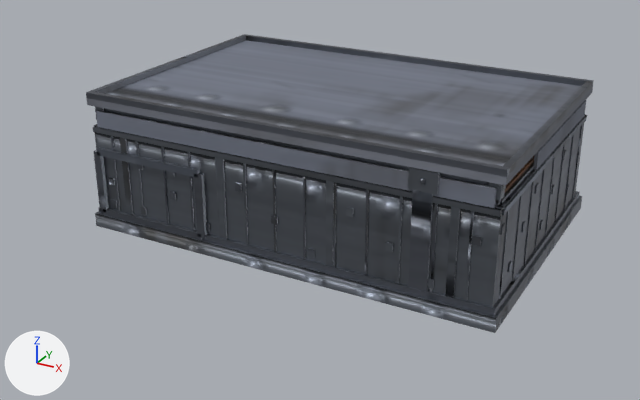
The FBX model art/models/Top.IronTeeth/LOD1.fbx, before and after one commit.
Both versions are drawn from a 50 mm camera at (2.73, -5.32, 2.76) aimed at (-0.09, -0.2, 0.2). Arrows for +X, +Y and +Z are at lower left; the lights stay in place. The older version comes first. Vertices at exactly the same position are counted once.

Script lines for the objects in view, before the commit:
```python
me_sm_hdbf_boxfarm_top_lod1_mesh = bpy.data.meshes.new('SM_HDBF_BoxFarm_Top_LOD1_mesh')
me_sm_hdbf_boxfarm_top_lod1_mesh.from_pydata(...)  # 1452 vertices, 2286 faces; spans x -1.5..1.5, y -1.0..1.0, z 0.0..1.0
# faces by material slot: [40, 2090, 96, 60]
me_sm_hdbf_boxfarm_top_lod1_mesh.materials.append(mat_m_hdbf_wood)
me_sm_hdbf_boxfarm_top_lod1_mesh.materials.append(mat_m_hdbf_metal)
me_sm_hdbf_boxfarm_top_lod1_mesh.materials.append(mat_m_hdbf_glass)
me_sm_hdbf_boxfarm_top_lod1_mesh.materials.append(mat_m_hdbf_fabric)
ob_sm_hdbf_boxfarm_top_lod1 = bpy.data.objects.new('SM_HDBF_BoxFarm_Top_LOD1', me_sm_hdbf_boxfarm_top_lod1_mesh)
ob_sm_hdbf_boxfarm_top_lod1.location = (0.0, 0.0, 0.0)
```
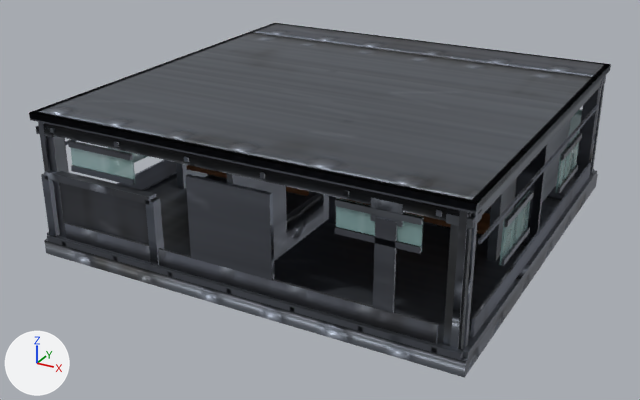
Pixel boxes [x1, y1, x2, y2] of what changed, in the pictures (640 x 400 px; the box of a moved part takes in the faces that stretch with it):
'SM_HDBF_BoxFarm_Top_LOD1', reshaped (15% wider, 19% taller)
    before: [86, 34, 594, 333]
    after: [29, 23, 611, 378]
part 1 of me_sm_hdbf_boxfarm_top_lod1_mesh, moved or reshaped
    before: [95, 196, 582, 333]
    after: [44, 173, 598, 378]
part 2 of me_sm_hdbf_boxfarm_top_lod1_mesh, added (mostly hidden)
    after: [522, 159, 537, 174]
part 3 of me_sm_hdbf_boxfarm_top_lod1_mesh, added
    after: [38, 122, 58, 233]
part 4 of me_sm_hdbf_boxfarm_top_lod1_mesh, added
    after: [450, 210, 468, 350]
part 5 of me_sm_hdbf_boxfarm_top_lod1_mesh, added (mostly hidden)
    after: [590, 76, 606, 173]
part 6 of me_sm_hdbf_boxfarm_top_lod1_mesh, added
    after: [463, 212, 478, 348]
part 7 of me_sm_hdbf_boxfarm_top_lod1_mesh, added
    after: [46, 136, 69, 236]
part 8 of me_sm_hdbf_boxfarm_top_lod1_mesh, added
    after: [574, 87, 601, 178]
part 9 of me_sm_hdbf_boxfarm_top_lod1_mesh, added
    after: [443, 212, 472, 349]
part 10 of me_sm_hdbf_boxfarm_top_lod1_mesh, moved or reshaped
    before: [104, 108, 506, 191]
    after: [44, 123, 469, 221]
part 11 of me_sm_hdbf_boxfarm_top_lod1_mesh, added (mostly hidden)
    after: [471, 79, 603, 217]
part 12 of me_sm_hdbf_boxfarm_top_lod1_mesh, rebuilt (15% wider, 26% taller)
    before: [86, 34, 594, 185]
    after: [29, 23, 611, 214]
part 13 of me_sm_hdbf_boxfarm_top_lod1_mesh, rebuilt (42% wider, 39% taller)
    before: [502, 115, 587, 215]
    after: [478, 105, 599, 244]
part 14 of me_sm_hdbf_boxfarm_top_lod1_mesh, deleted
    before: [93, 100, 586, 307]
part 15 of me_sm_hdbf_boxfarm_top_lod1_mesh, built on
    before: [93, 127, 579, 316]
    after: [36, 77, 606, 360]

The change in detail:
me_sm_hdbf_boxfarm_top_lod1_mesh is used by ob_sm_hdbf_boxfarm_top_lod1; location (0.0, 0.0, 0.0).
me_sm_hdbf_boxfarm_top_lod1_mesh had 1452 vertices, 2286 faces and spanned x -1.5..1.5, y -1.0..1.0, z 0.0..1.0.
me_sm_hdbf_boxfarm_top_lod1_mesh now has 1432 vertices, 2314 faces and spans x -1.5..1.5, y -1.5..1.5, z 0.0..1.0.
me_sm_hdbf_boxfarm_top_lod1_mesh part 1: the loose piece of 8 vertices spanning x -1.5..1.5, y -1.0..1.0, z 0.0..0.1 is scaled about its middle by (1, 1.5, 1).
me_sm_hdbf_boxfarm_top_lod1_mesh part 2: a new loose piece, a box spanning x 0.93..1.39, y -0.02..0.02, z 0.62..0.72, in mat_m_hdbf_metal.
me_sm_hdbf_boxfarm_top_lod1_mesh part 3: a new loose piece, a box spanning x -1.44..-1.4, y -1.472..-1.46, z 0.1..0.95, in mat_m_hdbf_metal.
me_sm_hdbf_boxfarm_top_lod1_mesh part 4: a new loose piece, a box spanning x 1.4..1.44, y -1.472..-1.46, z 0.1..0.95, in mat_m_hdbf_metal.
me_sm_hdbf_boxfarm_top_lod1_mesh part 5: a new loose piece, a box spanning x 1.46..1.472, y 1.4..1.44, z 0.1..0.95, in mat_m_hdbf_metal.
me_sm_hdbf_boxfarm_top_lod1_mesh part 6: a new loose piece, a box spanning x 1.46..1.472, y -1.44..-1.4, z 0.1..0.95, in mat_m_hdbf_metal.
me_sm_hdbf_boxfarm_top_lod1_mesh part 7: a new loose piece, a box spanning x -1.45..-1.35, y -1.45..-1.35, z 0.1..0.95, in mat_m_hdbf_metal.
me_sm_hdbf_boxfarm_top_lod1_mesh part 8: a new loose piece, a box spanning x 1.35..1.45, y 1.35..1.45, z 0.1..0.95, in mat_m_hdbf_metal.
me_sm_hdbf_boxfarm_top_lod1_mesh part 9: a new loose piece, a box spanning x 1.35..1.45, y -1.45..-1.35, z 0.1..0.95, in mat_m_hdbf_metal.
me_sm_hdbf_boxfarm_top_lod1_mesh part 10: the loose piece of 8 vertices spanning x -1.45..1.45, y -0.94..-0.88, z 0.85..0.91 is moved by (0.0, -0.53, 0.02).
me_sm_hdbf_boxfarm_top_lod1_mesh part 11: a new loose piece, a box spanning x 1.395..1.465, y -1.44..1.44, z 0.865..0.935, in mat_m_hdbf_metal.
me_sm_hdbf_boxfarm_top_lod1_mesh part 12: the loose piece of 28 vertices spanning x -1.48..1.48, y -0.98..0.98, z 0.91..1.0 is rebuilt with 28 vertices and now spans x -1.49..1.49, y -1.49..1.49, z 0.95..1.0, in mat_m_hdbf_metal.
me_sm_hdbf_boxfarm_top_lod1_mesh part 13: the loose piece of 8 vertices spanning x 1.45..1.47, y -0.94..0.94, z 0.72..0.75 is rebuilt with 8 vertices and now spans x 1.46..1.47, y -1.32..1.32, z 0.7..0.73, in mat_m_hdbf_fabric.
me_sm_hdbf_boxfarm_top_lod1_mesh part 14: 131 loose pieces with 1256 vertices, spanning x -1.47..1.47, y -0.99..0.97, z 0.08..0.91, are deleted.
me_sm_hdbf_boxfarm_top_lod1_mesh part 15: 120 vertices removed from x -1.48..1.48, y -0.98..0.98, z 0.1..0.78; 1140 vertices added at x -1.5..1.5, y -1.5..1.5, z 0.08..0.95.
Other edits to the shape of me_sm_hdbf_boxfarm_top_lod1_mesh do not show in these pictures.
